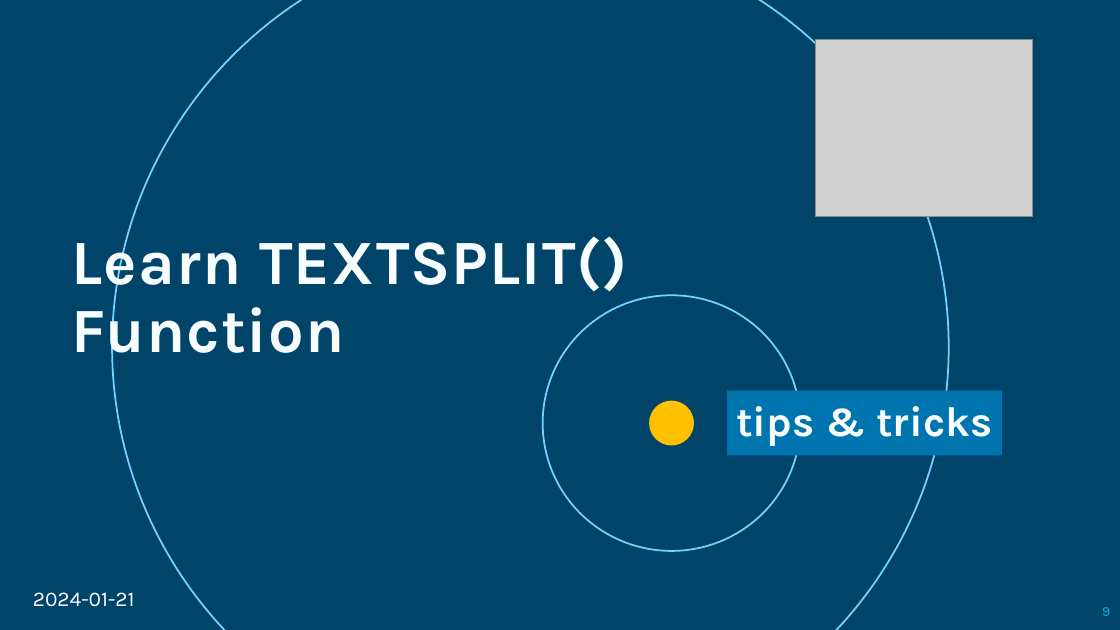
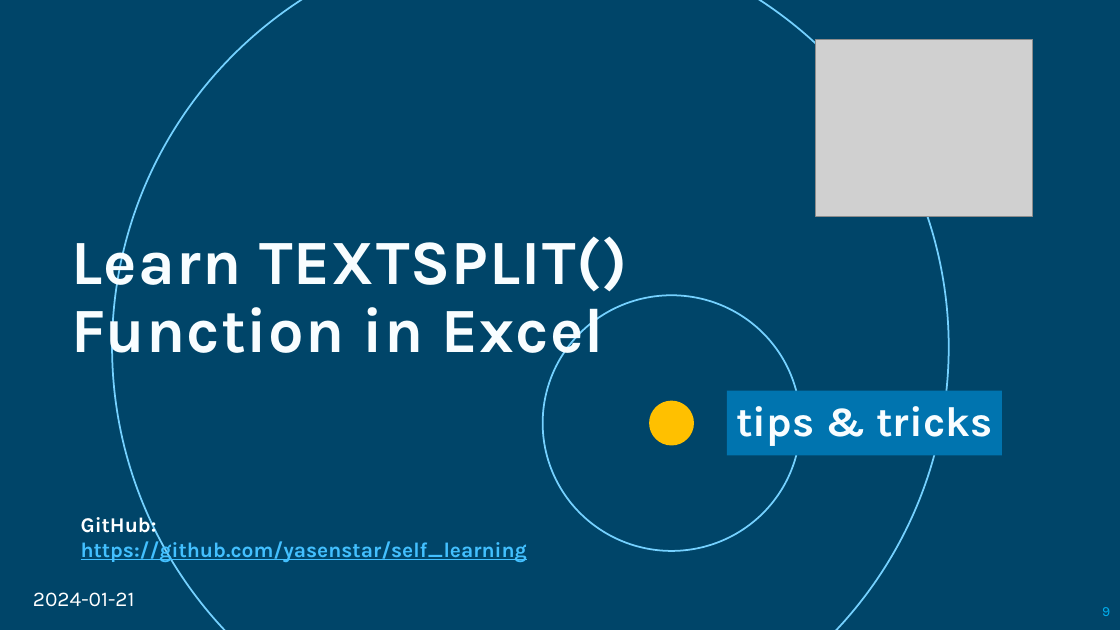
Before and after one commit to yasenstar/self_learning, a slide deck: slide 9 of tool-tips.pptx. Drawn at 1120x630 pixels with LibreOffice and Linux fonts; fonts in the diff are those of the drawing; grey boxes stand for pictures; background and template pictures are left out. Boxes give left, top, right and bottom in pixels: in the first picture for what was removed or moved away, otherwise in the second. Text is boxed around its words. In the diff, an @@ line names an element or a change of style, - is before the commit and + after.

Commit message:
prepare textsplit tip

```diff
--- a/tool-tips.pptx
+++ b/tool-tips.pptx
@@ title at [72, 228, 628, 368]: text changed @@
-Learn TEXTSPLIT() Function
+Learn TEXTSPLIT() Function in Excel
@@ text added at [81, 513, 527, 563], 18 pt, text #43C0FF, bold, underline @@
+GitHub: https://github.com/yasenstar/self_learning
```
Also in this commit, not shown: 1 other slide changed, 1 other file.
